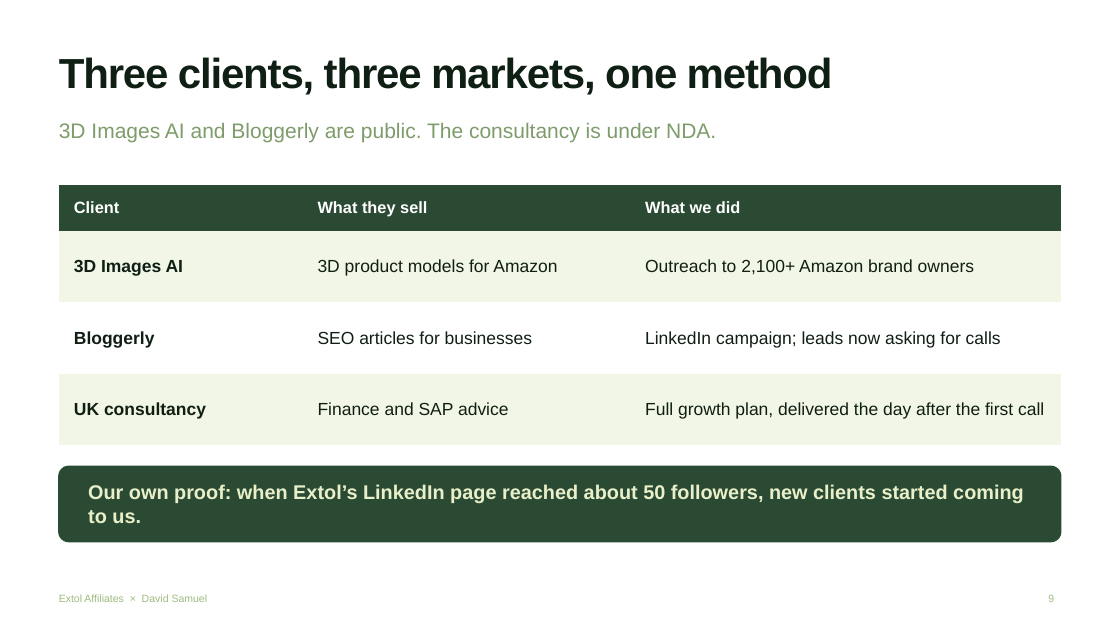
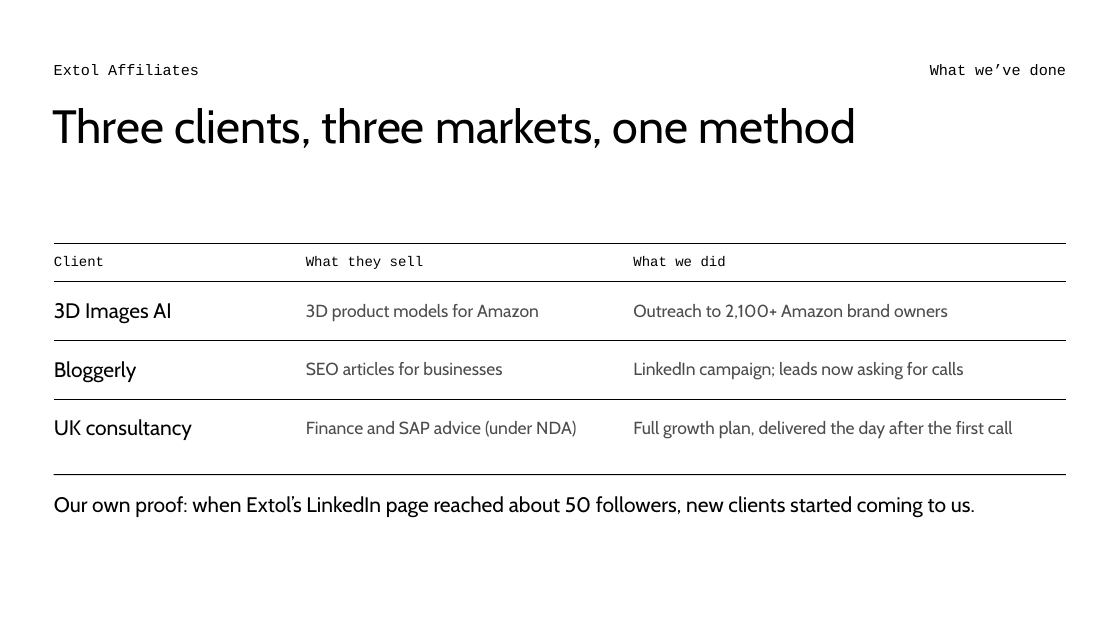
Before and after one commit to extolaffiliates/sales, a slide deck: slide 9 of decks/david-samuel/Extol-x-David-Samuel-Pitch-Style.pptx. Drawn at 1120x630 pixels with LibreOffice and Linux fonts; fonts in the diff are those of the drawing. Boxes give left, top, right and bottom in pixels: in the first picture for what was removed or moved away, otherwise in the second. Text is boxed around its words. In the diff, an @@ line names an element or a change of style, - is before the commit and + after.

```diff
--- a/decks/david-samuel/Extol-x-David-Samuel-Pitch-Style.pptx
+++ b/decks/david-samuel/Extol-x-David-Samuel-Pitch-Style.pptx
@@ text added at [54, 64, 199, 75], 13 pt, text #000000 @@
+Extol Affiliates
@@ text added at [930, 64, 1066, 76], 13 pt, text #000000 @@
+What we’ve done
@@ text "Three clients, three markets, one ...": place and size @@
-text "Three clients, three markets, one ..." at [59, 57, 833, 95]
+text "Three clients, three markets, one ..." at [52, 108, 856, 148]
@@ text "Three clients, three markets, one ..." at [52, 108, 856, 148]: size 36 to 40 pt, font Arial to Cabin, text colour #101F14 to #000000, letter spacing -1 to 0 pt, bold off; line spacing 1 to 0.95 @@
@@ text removed at [59, 123, 716, 143] @@
-3D Images AI and Bloggerly are public. The consultancy is under NDA.
@@ table at [54, 244, 1066, 444] @@
-row 4, column 2: Finance and SAP advice
+row 4, column 2: Finance and SAP advice (under NDA)
@@ fill #2B4A34 to none in row 1 @@
@@ fill #F2F6E6 to none in 6 cells @@
@@ fill #FFFFFF to none in row 3 @@
@@ size 14 to 12 pt, font Arial to Courier New, text colour #FFFFFF to #000000 in "Client", "What they sell", "What we did" @@
@@ bold off in "Client", "What they sell", "What we did", "3D Images AI" and 2 more places @@
@@ size 15 to 18 pt, text colour #101F14 to #000000 in "3D Images AI", "Bloggerly", "UK consultancy" @@
@@ font Arial to Cabin in "3D Images AI", "3D product models for Amazon", "Outreach to 2,100+ Amazon brand owners", "Bloggerly" and 4 more places @@
@@ text colour #101F14 to #4D4D4D in "3D product models for Amazon", "Outreach to 2,100+ Amazon brand owners", "SEO articles for businesses", "LinkedIn campaign; leads now asking for calls" and 1 more places @@
@@ borders changed @@
@@ table: place and size @@
-table at [59, 185, 1061, 423]
+table at [54, 244, 1066, 444]
@@ line added from (54, 475) to (1066, 475), #000000 0.75 pt @@
@@ rounded rectangle removed at [59, 466, 1061, 542] @@
@@ text "Our own proof: when Extol’s ...": place and size @@
-text "Our own proof: when Extol’s ..." at [88, 484, 1024, 523]
+text "Our own proof: when Extol’s ..." at [54, 496, 975, 518]
@@ text "Our own proof: when Extol’s ..." at [54, 496, 975, 518]: size 17 to 18 pt, font Arial to Cabin, text colour #E9F0C9 to #000000, bold off; vertical alignment middle to top @@
@@ text removed at [59, 594, 208, 602] @@
-Extol Affiliates × David Samuel
@@ page number removed at [1048, 595, 1054, 602] @@
-9
```
Also in this commit, not shown: 20 other slides changed, 6 slides added, 6 slides removed, 2 other files.
